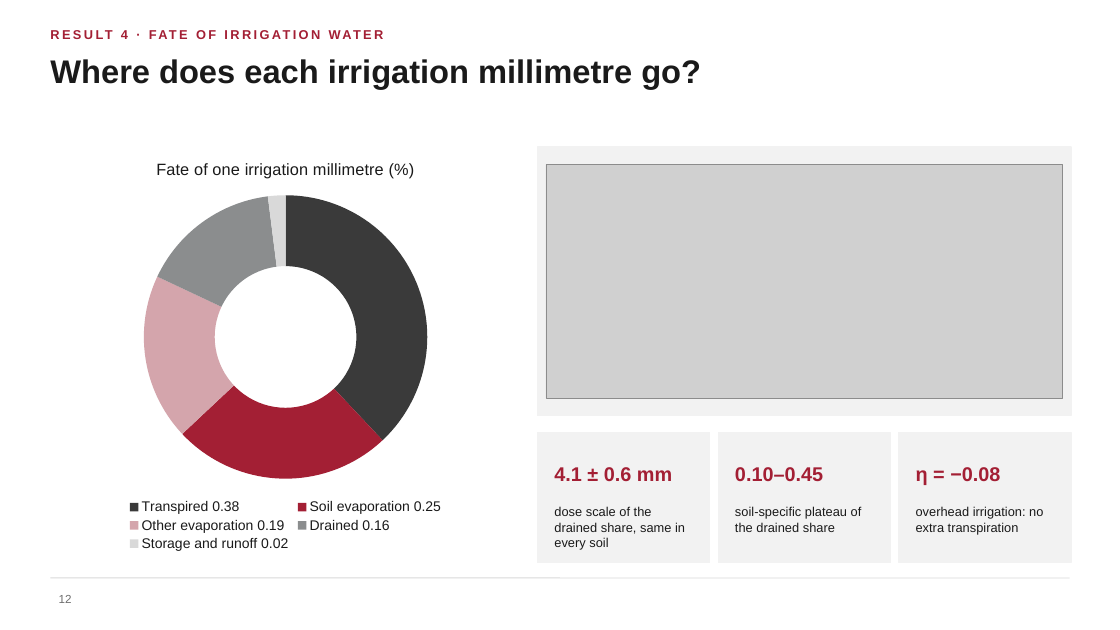
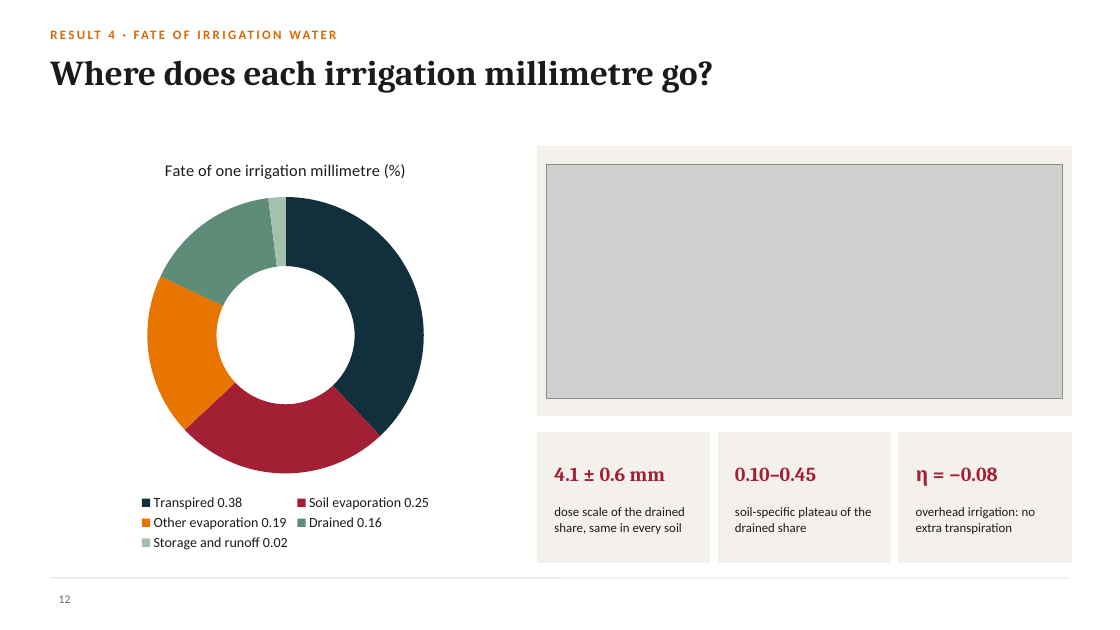
Before and after one commit to halilunaziru73-creator/Coupled-Water-Fluxes-Pore-Scale-Dynamics-Precision-Irrigation-Mulching-Feedback-Loops, a slide deck: slide 12 of Manuscripts/pdf/Supplementary/SWAFL_Presentation.pptx. Drawn at 1120x630 pixels with LibreOffice and Linux fonts; fonts in the diff are those of the drawing; grey boxes stand for pictures; background and template pictures are left out. Boxes give left, top, right and bottom in pixels: in the first picture for what was removed or moved away, otherwise in the second. Text is boxed around its words. In the diff, an @@ line names an element or a change of style, - is before the commit and + after.

Commit message:
Presentation: blended university style (cardinal red, Cambridge blue, warm orange, serif headings)

```diff
--- a/Manuscripts/pdf/Supplementary/SWAFL_Presentation.pptx
+++ b/Manuscripts/pdf/Supplementary/SWAFL_Presentation.pptx
@@ text "RESULT 4 · FATE OF ..." at bbox=[108, 30, 114, 39]: font Arial to Calibri, text colour #A31F34 to #D86A00 @@
@@ title "Where does each irrigation millimetre ..." at bbox=[50, 60, 714, 93]: size 28 to 30 pt, font Arial to Cambria, text colour #1A1A1A to #1B1B1B @@
@@ doughnut chart at bbox=[50, 143, 521, 555] @@
@@ colours of single points changed @@
@@ legend changed @@
@@ lettering changed @@
@@ fill #F2F2F2 to #F4F1EC; outline #F2F2F2 1 pt to #F4F1EC 1 pt in 3 elements at bbox=[538, 433, 710, 563], bbox=[718, 433, 891, 563], bbox=[899, 433, 1071, 563] @@
@@ font Arial to Cambria in 3 elements at bbox=[554, 467, 665, 481], bbox=[735, 467, 816, 481], bbox=[916, 467, 998, 486] @@
@@ font Arial to Calibri, text colour #1A1A1A to #1B1B1B in 3 elements at bbox=[554, 507, 685, 534], bbox=[735, 507, 871, 532], bbox=[916, 507, 1036, 534] @@
@@ page number at bbox=[59, 595, 71, 603]: font Arial to Calibri, text colour #6E6E6E to #6B645C @@
```
Also in this commit, not shown: 28 other slides changed.
